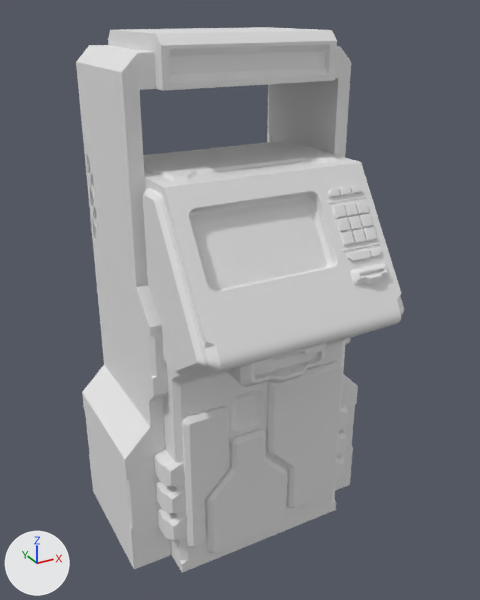
The FBX model Assets/CGY_ATM/ATM.fbx as it was, and as the next commit left it.
The view is the same before and after, from a 50 mm camera at (-1.06, -1.88, 1.91) aimed at (-0.01, 0.03, 0.96). Lighting does not change. The marker at lower left points along +X, +Y and +Z. Where no turn or scale is listed for an object, it has been applied to the vertices.

In view in the first picture: 'ATM_Low'.
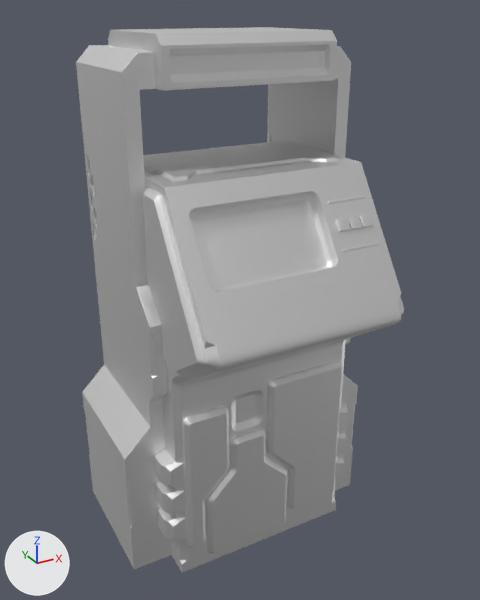
Boxes (x1, y1, x2, y2) around the edits, measured in the pictures (480 x 600 px; the box of a moved part takes in the faces that stretch with it):
'ATM_Low', surface changed, reshaped: (76, 27, 404, 573) in both
part 1 of me_mesh, cut back: before (195, 163, 401, 387); after (332, 164, 399, 290)
part 2 of me_mesh, moved or reshaped: before (187, 505, 205, 546); after (187, 505, 205, 560)
part 3 of me_mesh, moved or reshaped: before (231, 436, 266, 469); after (231, 456, 265, 471)
part 4 of me_mesh, moved or reshaped: before (289, 473, 295, 508); after (289, 473, 330, 508)
part 5 of me_mesh, moved or reshaped (not visible before): after (294, 491, 333, 507)

What the commit changed:
In material 'Default' (mat_default), metallic goes from 0.0 to 1.0.
me_mesh is used by ob_atm_low; location (0.0, 0.0, 0.0).
me_mesh had 4101 vertices, 8242 faces and spanned x -0.5..0.5, y -0.44..0.45, z 0.0..1.85.
me_mesh now has 3397 vertices, 6786 faces and spans x -0.5..0.5, y -0.44..0.45, z 0.0..1.85.
me_mesh part 1: 22 vertices moved within x 0.18..0.32, y -0.37..-0.19, z 1.13..1.39; 704 vertices removed from x -0.23..0.32, y -0.43..-0.19, z 0.87..1.39.
me_mesh part 2: 1 vertex moved within x -0.27, y -0.17, z 0.13; 3 vertices removed from x -0.32..-0.27, y -0.17..-0.15, z 0.14; 3 vertices added at x -0.32..-0.27, y -0.18..-0.15, z 0.13.
me_mesh part 3: 2 vertices removed from x -0.14..-0.01, y -0.16, z 0.42; 2 vertices added at x -0.14..-0.01, y -0.16, z 0.41.
me_mesh part 4: 1 vertex moved within x 0.12, y -0.17, z 0.13; 1 vertex removed from x 0.12, y -0.17, z 0.14; 1 vertex added at x 0.12, y -0.18, z 0.13.
me_mesh part 5: 2 vertices removed from x 0.31..0.32, y -0.17..-0.15, z 0.14; 2 vertices added at x 0.31..0.32, y -0.18..-0.15, z 0.13.
